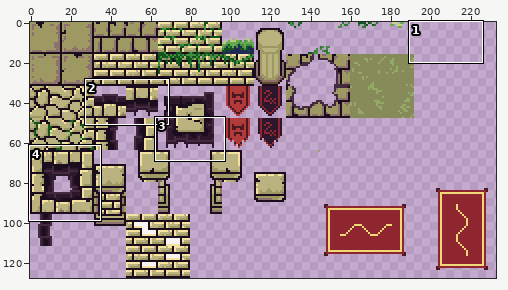
Pixel-art file: Assets/Sprites/arena-tileset.ase. The picture above shows the old version from afar; the outline marks the close-up.
Close-up. Before the commit:
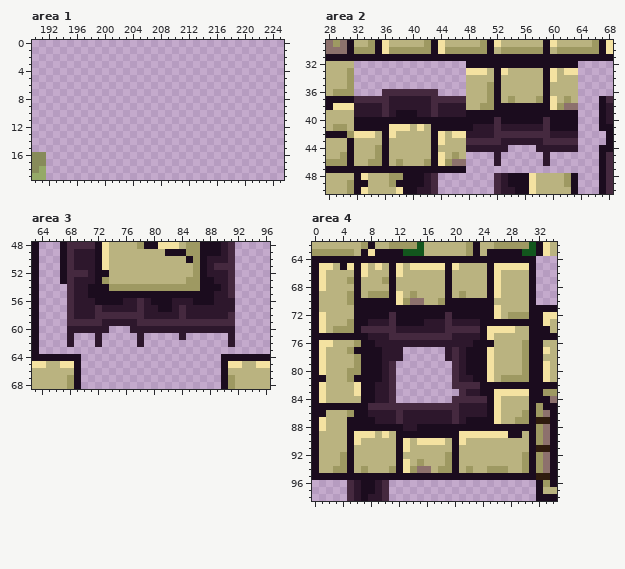
256x128 pixels, 1 frame. Shown: area 1: x 190..225, y 0..19; area 2: x 28..68, y 29..50; area 3: x 63..96, y 48..68; area 4: x 0..34, y 62..98. The wide view leaves out empty margins. The commit also changed other parts of the picture, which this record leaves out.
The result:
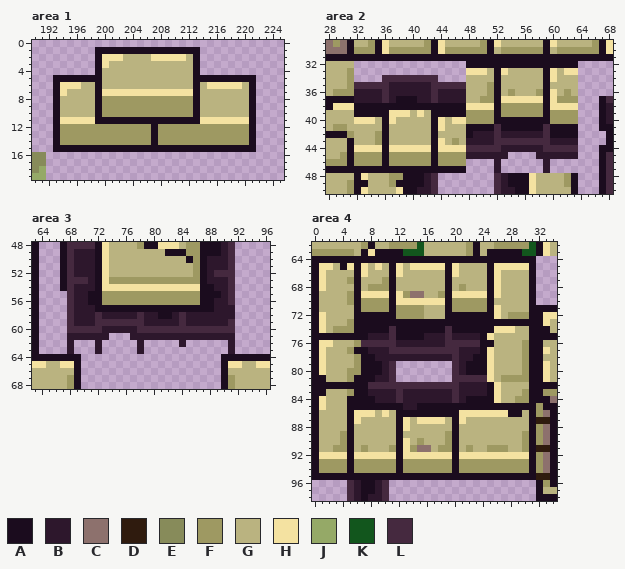
Palette (. is transparent): A #1b0c1e  B #2d172c  C #8d716d  D #2f1b0e  E #878b5a  F #9e9962  G #bab380  H #f4e2a1  J #95a967  K #12561d  L #45293f
From old to new:
Area 1, layer "Layer 1":
y 1: x 199..213 ............... -> AAAAAAAAAAAAAAA
y 2: x 199..213 ............... -> AHHHGGGGHHHHHGA
y 3: x 199..213 ............... -> AHGGGGGGGGGGGGA
y 4: x 199..213 ............... -> AGGGGGGGGGGGGGA
y 5: x 193..221 ............................. -> AAAAAAAGGGGGGGGGGGGGAAAAAAAAA
y 6: x 193..221 ............................. -> AHHHGGAGGGGGGGGGGGGGAGHHHHHGA
y 7: x 193..221 ............................. -> AHGGGGAHHHHHHHHHHHHHAGGGGGGGA
y 8..10: x 193..221 ............................. -> AGGGGGAFFFFFFFFFFFFFAGGGGGGGA
y 11: x 193..221 ............................. -> AHHHHHAAAAAAAAAAAAAAAHHHHHHHA
y 12..14: x 193..221 ............................. -> AFFFFFFFFFFFFFAFFFFFFFFFFFFFA
y 15: x 193..221 ............................. -> AAAAAAAAAAAAAAAAAAAAAAAAAAAAA
Area 2, layers "Layer 3", "Layer 1":
y 34: x 36..43 ........ -> LLLLLLLL
y 35: x 32..47 ................ -> LLLLLBBBBBBLLLLL
y 36: x 32..35 .... -> BBBB; x 37..42 LLLLLL -> BBBBBB; x 44..47 .... -> BBBB; x 54 G -> F; x 58 G -> F; x 60 G -> H; x 62 G -> F
y 37: x 32..35 LLLL -> BBBB; x 38..40 BBB -> AAA; x 44..47 LLLL -> BBBB; x 50 G -> F; x 53..58 GFGGGF -> HHHHHH; x 61 G -> F; x 63 G -> F
y 38: x 32..51 BBBBLBBBBBBLBBBBGGFF -> AAAAAAAAAAAAAAAAHHHH; x 53..58 AAAAAA -> FFFFFF; x 61..63 FCC -> HHH
y 39: x 32..51 BBBBLBAAABBLBBBBAAAA -> AAAAAHHHGHGAAAAAFFFF; x 53..58 AAAAAA -> FFFFFF; x 60..63 AAAA -> FFFF
y 40: x 32..35 AAAA -> HHHG; x 37..42 AAAAAA -> HGGGGG; x 44..52 AAAAAAAAL -> HGHHFFFFA; x 59..63 LAAAA -> AFFFF
y 41: x 32..35 AAAA -> GGGG; x 37..39 HHH -> GGG; x 41 H -> G; x 44..47 AAAA -> HGGG; x 49..51 BBB -> AAA; x 53..58 BBBBBB -> AAAAAA
y 42: x 32..35 HHHG -> GGGF; x 37 H -> G; x 44 H -> G; x 46..48 HHB -> GGA; x 53..58 LLLLLL -> BBBBBB; x 60..63 BBBB -> AAAA
y 43: x 35 G -> F; x 46 G -> F; x 48..51 LLLL -> BBBB; x 53..58 BBBBBB -> LLLLLL; x 60..63 LLLL -> BBBB
y 44: x 32..35 GGGF -> HHHH; x 37..42 GGGGGG -> HHHHHH; x 44..52 GGGGBBBBB -> HHHHLLLLL; x 54..57 .... -> BBBB; x 59..63 BBBBB -> LLLLL
y 45: x 32..34 GGG -> FFF; x 37..42 GGGGGG -> FFFFFF; x 44..45 HG -> FF; x 47..51 G.... -> FBBBB; x 53 . -> B; x 58 . -> B; x 60..63 .... -> BBBB
y 46: x 32..33 GG -> FF; x 37 G -> F; x 39..41 GGG -> FFF; x 44 H -> F; x 46..47 CC -> FF
y 47: x 52 . -> B; x 59 . -> B
Area 3, layers "Layer 3", "Layer 1":
y 51: x 89..90 LL -> BB
y 52: x 69..70 LL -> BB; x 73 A -> H; x 89..90 BB -> LL
y 53: x 69..70 BB -> LL; x 73..84 FGGGGGGGGGGG -> HFFFFFFFFFFF; x 88 A -> B
y 54: x 67 . -> A; x 71 A -> B; x 73..86 AFFFFFFFFFFFFF -> HHHHHHHHHHHHHH; x 89 A -> B
y 55: x 73..86 AAAAAAAAAAAAAA -> FFFFFFFFFFFFFF; x 89 B -> A
y 56: x 71 B -> A; x 73..86 AAABBLBAAABBBA -> FFFFFFFFFFFFFF; x 91 B -> L
y 57: x 72..80 LBBBBBLBB -> AAAAAAAAA; x 83..88 BLBBBB -> AAAAAA
y 58: x 73..77 LLLLL -> BBBBB; x 81..82 BB -> AA; x 91 L -> B
y 59: x 69..71 LLL -> BBB; x 73..77 BBBBB -> LLLLL; x 79..83 LLLLL -> BBBBB; x 85..90 LLLLLL -> BBBBBB
y 60: x 68..72 BBBBB -> LLLLL; x 74..76 ... -> BBB; x 78..91 BBBBBBBBBBBBBB -> LLLLLLLLLLLLLL
y 61: x 69..71 ... -> BBB; x 73 . -> B; x 77 . -> B; x 79..83 ..... -> BBBBB; x 85..90 ...... -> BBBBBB
y 62: x 84 . -> B
y 63: x 68 . -> B; x 72 . -> B; x 78 . -> B; x 91 . -> B
Area 4, layers "Layer 3", "Layer 1":
y 66: x 20 G -> H
y 68: x 8..10 GGG -> FFF; x 21 G -> F
y 69: x 7..10 GFFF -> HHHH; x 13..15 GFG -> FCC; x 18 G -> F; x 20..24 GFGGG -> HHHHH
y 70: x 7..10 AAAA -> FFFF; x 13..18 FCCGGF -> HHHHHH; x 20..24 AAAAA -> FFFFF
y 71: x 7..10 AAAA -> FFFF; x 12..18 AAAAAAA -> FFFFGGG; x 20..24 AAAAA -> FFFFF
y 72: x 11..19 LAAAAAAAL -> AFFFFGGGA
y 73: x 8..11 BBBL -> AAAA; x 16..23 BBBLBBBB -> AAAAAAAA
y 74: x 7..10 LLLL -> AAAA; x 12..18 BBBBBBB -> AAAAAAA; x 20..23 LLLL -> AAAA; x 25 H -> A
y 75: x 12..18 LLLLLLL -> AAAABBB
y 76: x 7..11 AABBB -> LLLLL; x 19..23 BBBBA -> LLLLL
y 77: x 8..9 AA -> BB; x 11..19 BB......B -> LLLLLLLLL; x 22..23 AA -> BB
y 78: x 9 A -> B; x 13..18 ...... -> BBBBBB; x 22 A -> B
y 81: x 9 A -> B; x 21..24 BBAA -> LLLL
y 82: x 1..6 HGGGGH -> AAAAAA; x 8..10 ABB -> LLL; x 12..19 ........ -> LLLLLLLL; x 21..24 LLLA -> BBBB; x 26..30 AAAAA -> HGGGG
y 83: x 1 H -> A; x 5..6 GH -> FA; x 8 A -> B; x 11..21 L.........L -> BLBBBBBBBLB; x 24 A -> B; x 27..30 HHHH -> GGGF
y 84: x 5..6 GG -> AA; x 11..19 L........ -> BLBBBBBBB; x 21..24 LLLL -> BAAA; x 29..30 GG -> FF
y 85: x 1..4 AAAA -> HGGG; x 8..24 LLLLLLLLLLLLLBBBB -> AAAAABBAAAAAAAAAA; x 26..30 HGGGG -> AAAAA
y 86: x 1 A -> G; x 5..25 FAABBBBLBBBBBBBLBBBBA -> AHHHGHGAAAAAAAAAHHHHH; x 27..30 GGGF -> HAAG
y 87: x 1 H -> G; x 6..26 AAABBBLBBBBBBBLBAAAAH -> HGGGGGAHGHHHHGAHGGGGG; x 29..30 FF -> GG
y 88: x 1 H -> G; x 6..11 AAAAAA -> GGGGGG; x 13..19 BBAAAAA -> HGGGGGG; x 21..30 AAAAAAAAAA -> GGGGGGGGGG
y 89: x 4 G -> F; x 6..8 HHH -> GGG; x 10 H -> G; x 13..19 AAAAAAA -> GGGGGGF; x 21..30 HHHHHHHAAG -> GGGGGGGGGF
y 90: x 4 G -> F; x 6 H -> G; x 15..19 HHHHG -> FGGGF; x 21 H -> G; x 30 G -> F
y 91: x 3..4 GG -> FF; x 7 G -> F; x 11 G -> F; x 14..16 GGG -> FCC; x 18..19 GG -> FF; x 22 G -> F; x 25..27 GGG -> FFF; x 30 G -> F
y 92: x 1..4 GGGF -> HHHH; x 6..11 GGGGGG -> HHHHHH; x 13..19 GGGGGGF -> HHHHHHH; x 21..30 GGGGGGGGGF -> HHHHHHHHHH
y 93: x 1..3 GGG -> FFF; x 6..11 GGGGGG -> FFFFFF; x 13..14 HG -> FF; x 16..18 GGG -> FFF; x 21..29 GGGGGGGGG -> FFFFFFFFF
y 94: x 1..2 GG -> FF; x 6 G -> F; x 8..10 GGG -> FFF; x 13 H -> F; x 15..17 CCG -> FFF; x 21 G -> F; x 23..24 GG -> FF; x 28..29 GG -> FF
Boxes around the changes in both close-ups, in picture pixels (x1, y1, x2, y2):
added: (53, 47, 256, 152)
changed: (354, 75, 578, 173)
changed: (60, 263, 235, 354)
changed: (319, 270, 529, 473)
